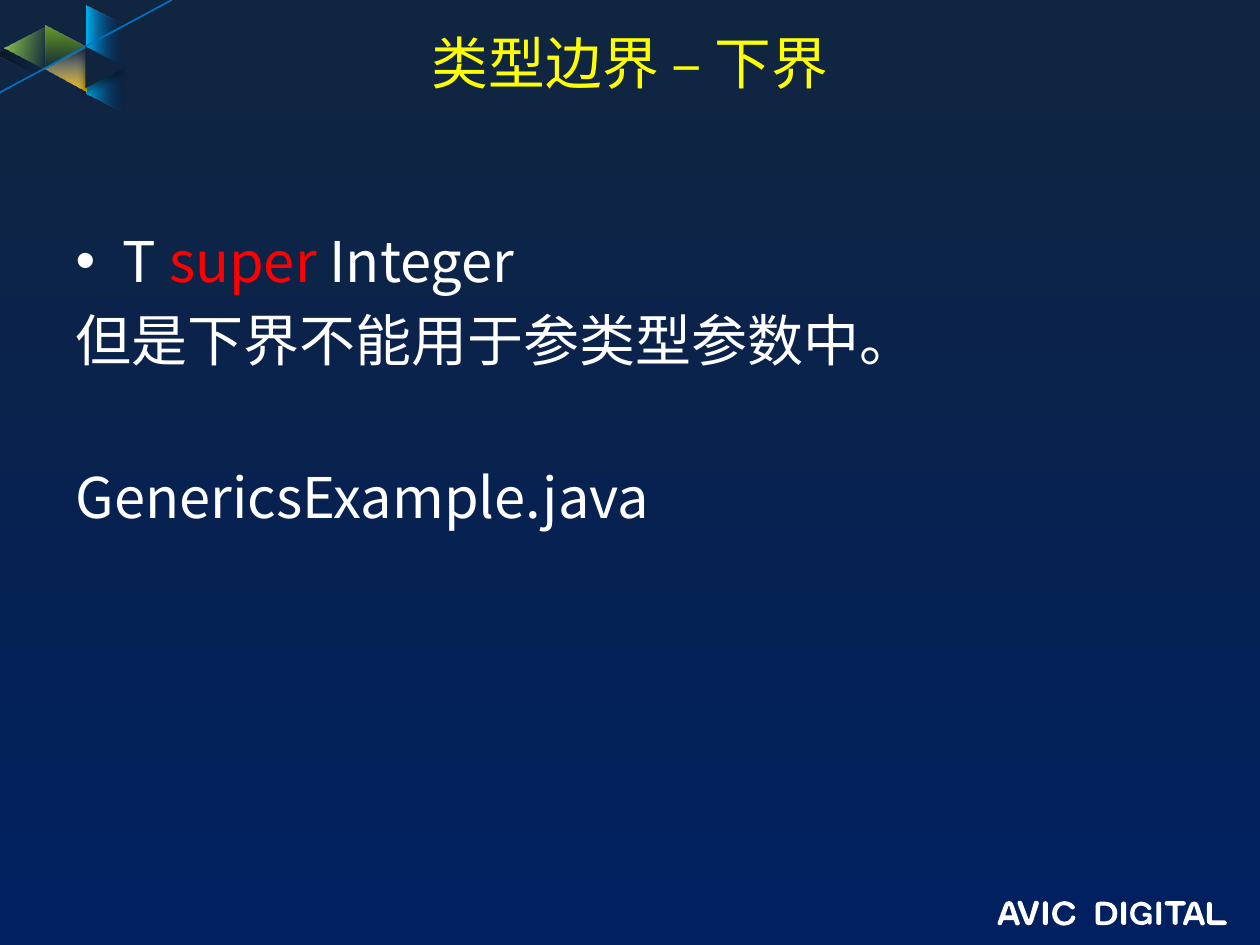
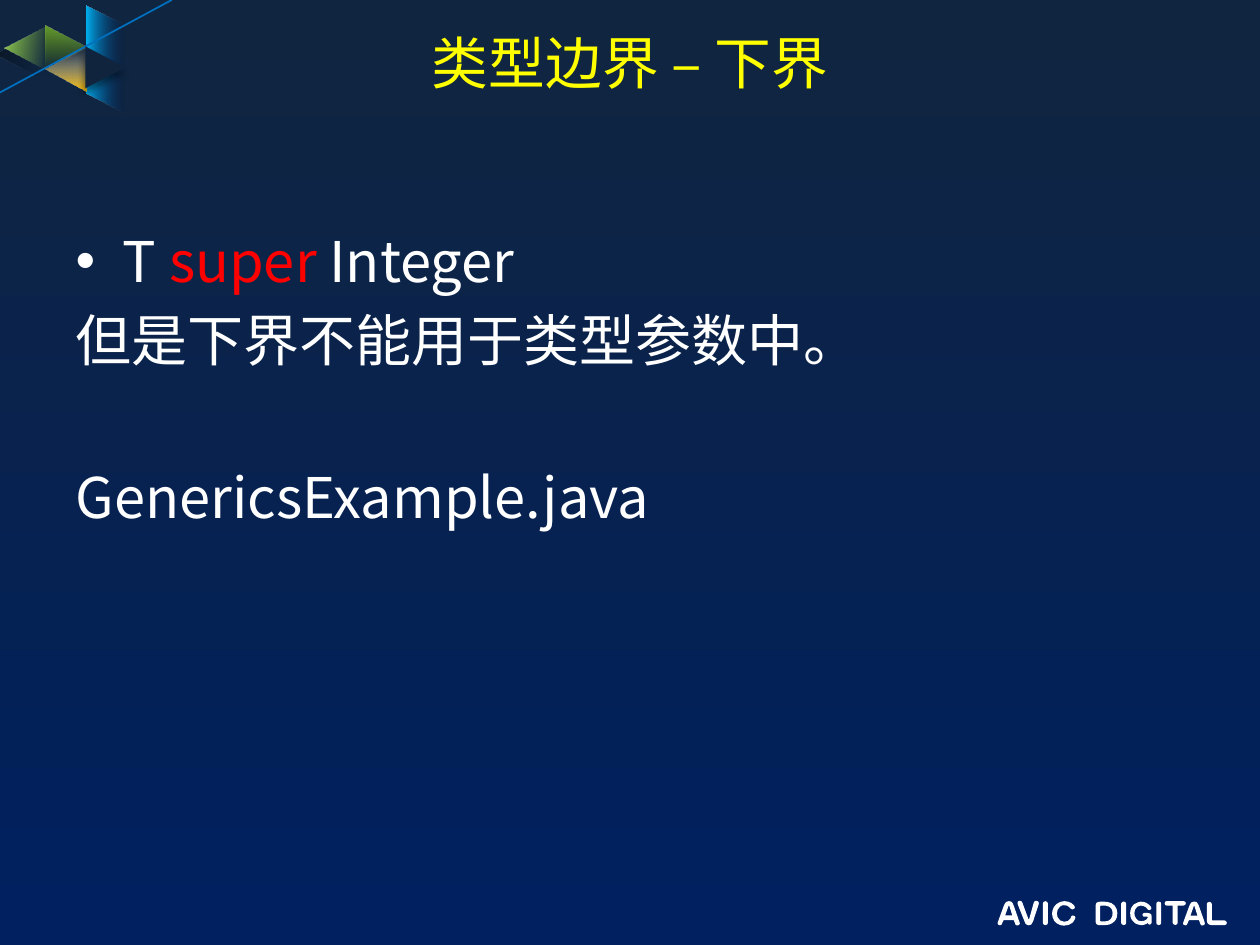
Before and after one commit to guofengzh/java-way, a slide deck: slide 8 of java/docs/06-java-泛型.pptx. Drawn at 1260x945 pixels with LibreOffice and Linux fonts; fonts in the diff are those of the drawing; background and template pictures are left out. Boxes give left, top, right and bottom in pixels: in the first picture for what was removed or moved away, otherwise in the second. Text is boxed around its words. In the diff, an @@ line names an element or a change of style, - is before the commit and + after.

Commit message:
init

```diff
--- a/java/docs/06-java-泛型.pptx
+++ b/java/docs/06-java-泛型.pptx
@@ text at <box>76,314,860,366</box>: text changed @@
-但是下界不能用于参类型参数中。
+但是下界不能用于类型参数中。
```
